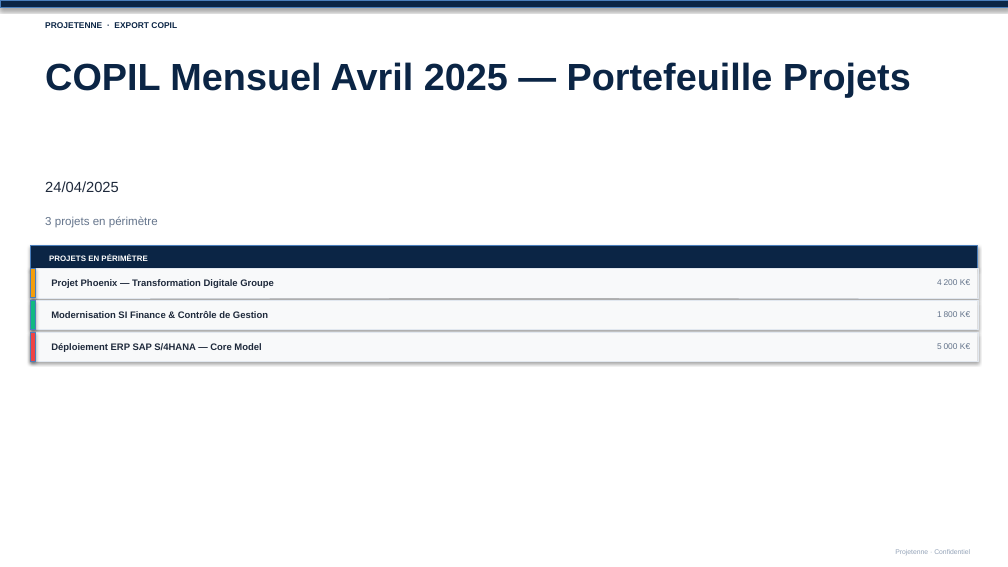
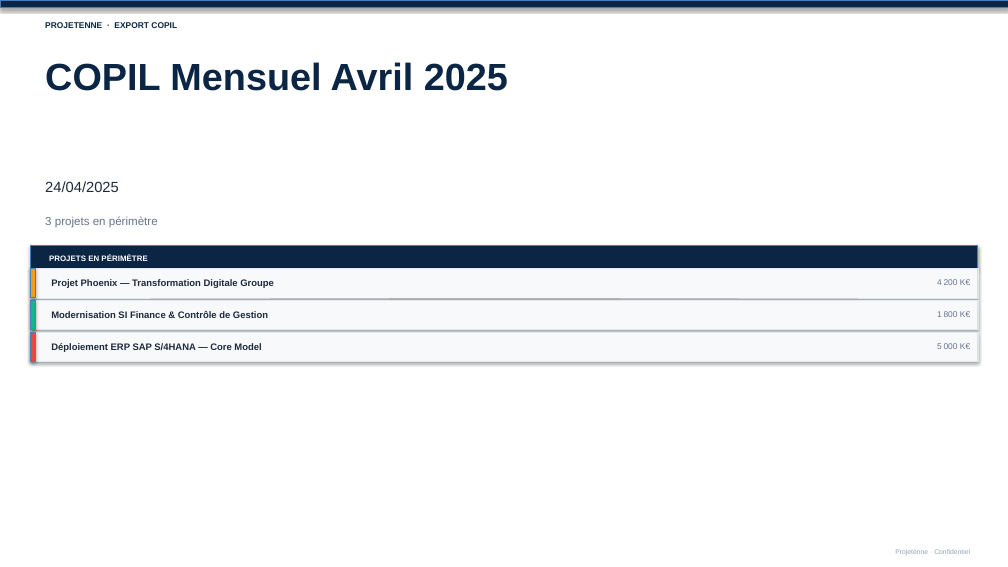
Before and after one commit to ifeddane-alt/marcel, a slide deck: slide 1 of frontend/public/copil_test.pptx. Drawn at 1008x567 pixels with LibreOffice and Linux fonts; fonts in the diff are those of the drawing. Boxes give left, top, right and bottom in pixels: in the first picture for what was removed or moved away, otherwise in the second. Text is boxed around its words. In the diff, an @@ line names an element or a change of style, - is before the commit and + after.

```diff
--- a/frontend/public/copil_test.pptx
+++ b/frontend/public/copil_test.pptx
@@ text at (45,62,508,91): text changed @@
-COPIL Mensuel Avril 2025 — Portefeuille Projets
+COPIL Mensuel Avril 2025
```
Also in this commit, not shown: 7 other slides changed, 3 other files.
